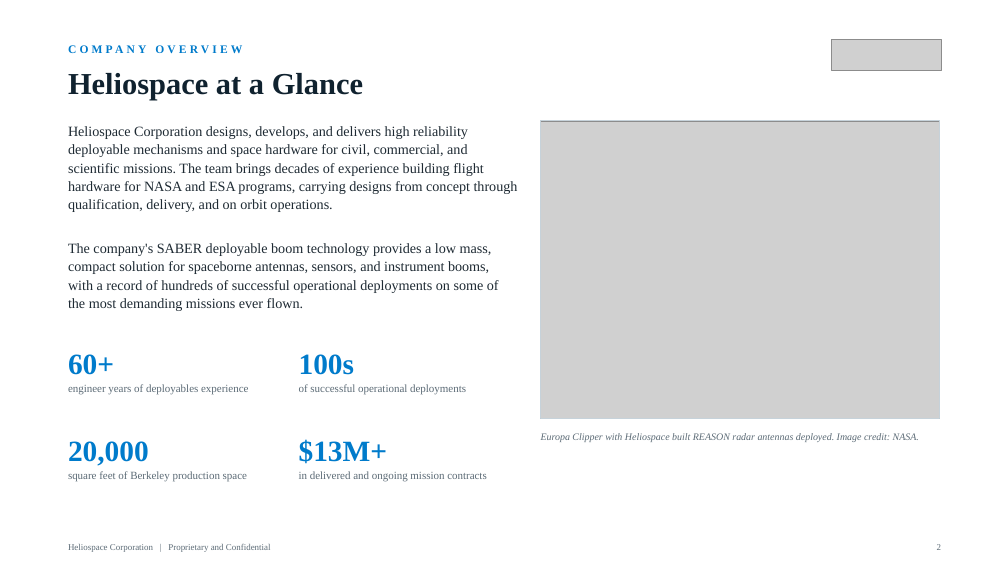
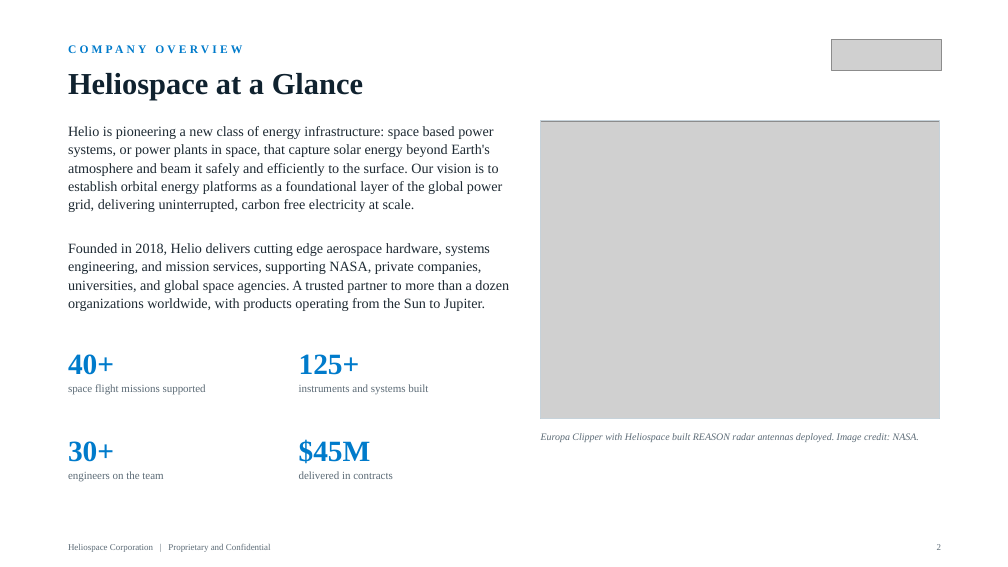
Before and after one commit to anthonyleedu/anthonyleedu, a slide deck: slide 2 of Heliospace_Investor_Overview.pptx. Drawn at 1008x567 pixels with LibreOffice and Linux fonts; fonts in the diff are those of the drawing; grey boxes stand for pictures. Boxes give left, top, right and bottom in pixels: in the first picture for what was removed or moved away, otherwise in the second. Text is boxed around its words. In the diff, an @@ line names an element or a change of style, - is before the commit and + after.

```diff
--- a/Heliospace_Investor_Overview.pptx
+++ b/Heliospace_Investor_Overview.pptx
@@ text at [68, 126, 502, 212]: text changed @@
-Heliospace Corporation designs, develops, and delivers high reliability deployable mechanisms and space hardware for civil, commercial, and scientific missions. The team brings decades of experience building flight hardware for NASA and ESA programs, carrying designs from concept through qualification, delivery, and on orbit operations.
+Helio is pioneering a new class of energy infrastructure: space based power systems, or power plants in space, that capture solar energy beyond Earth's atmosphere and beam it safely and efficiently to the surface. Our vision is to establish orbital energy platforms as a foundational layer of the global power grid, delivering uninterrupted, carbon free electricity at scale.
@@ text at [68, 243, 509, 311]: text changed @@
-The company's SABER deployable boom technology provides a low mass, compact solution for spaceborne antennas, sensors, and instrument booms, with a record of hundreds of successful operational deployments on some of the most demanding missions ever flown.
+Founded in 2018, Helio delivers cutting edge aerospace hardware, systems engineering, and mission services, supporting NASA, private companies, universities, and global space agencies. A trusted partner to more than a dozen organizations worldwide, with products operating from the Sun to Jupiter.
@@ text at [68, 354, 114, 375]: text changed @@
-60+
+40+
@@ text at [299, 354, 360, 375]: text changed @@
-100s
+125+
@@ text at [68, 384, 206, 395]: text changed @@
-engineer years of deployables experience
+space flight missions supported
@@ text at [299, 384, 428, 394]: text changed @@
-of successful operational deployments
+instruments and systems built
@@ text at [68, 441, 114, 462]: text changed @@
-20,000
+30+
@@ text at [299, 439, 371, 464]: text changed @@
-$13M+
+$45M
@@ text at [68, 471, 163, 482]: text changed @@
-square feet of Berkeley production space
+engineers on the team
@@ text at [299, 471, 393, 479]: text changed @@
-in delivered and ongoing mission contracts
+delivered in contracts
```
Also in this commit, not shown: 6 other slides changed, 1 slide removed.
